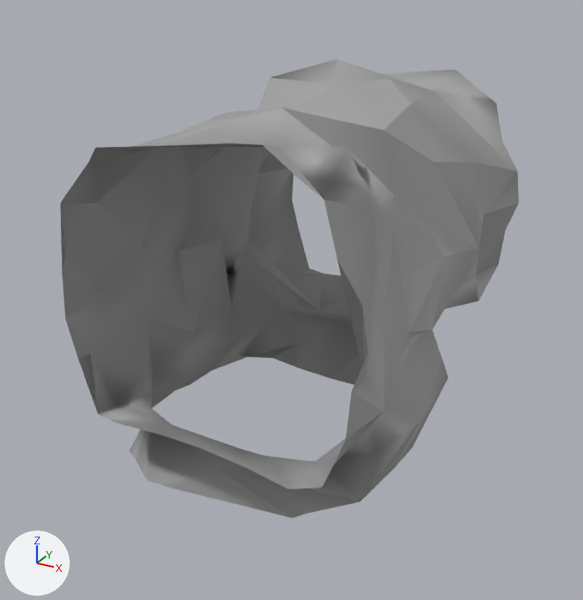
Before and after pictures for a commit that changed the glTF model Rogue-Robots/Assets/Models/ModularBlocks/TVertical2Connector.gltf.
One viewpoint serves both versions: a camera (50 mm lens) standing at (4.32, -8.17, 5.72) and looking at (0.05, -0.4, 1.83). Every picture has the same lights, and +X, +Y and +Z are marked at lower left. Vertices at the same position are counted once.

In view in the first picture: 'TVertical2Connector'.
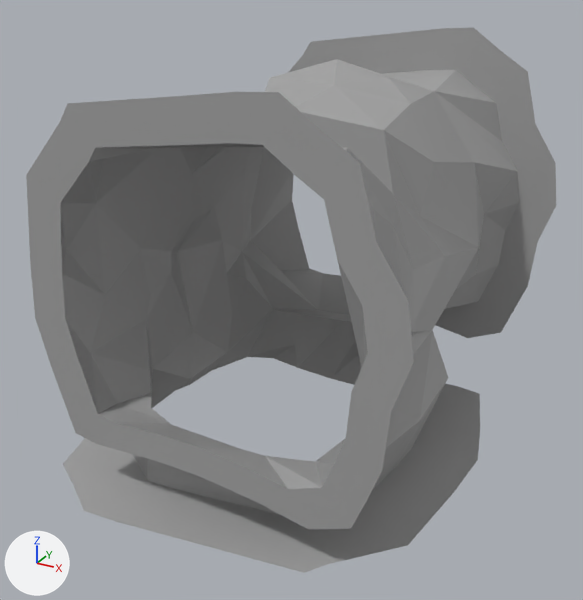
Boxes (x1, y1, x2, y2) around the edits, measured in the pictures (583 x 600 px):
'TVertical2Connector', reshaped (15% wider, 19% taller): before (60, 59, 519, 518); after (26, 27, 556, 573)
part 1 of me_scene_056, added: after (26, 92, 480, 573)
part 2 of me_scene_056, added: after (289, 27, 556, 338)

Edits to the bpy script that builds the scene:
```text
Change me_scene_056:
    used by ob_tvertical2connector; location = (0.0, 0.0, 0.0)
    remove me_scene_056.from_pydata(...)  # 166 vertices, 266 faces; spans x -1.93..1.94, y -2.5..2.5, z 0.0..4.41
    add me_scene_056.from_pydata(...)  # 234 vertices, 404 faces; spans x -2.63..2.43, y -2.92..2.5, z 0.0..4.75
    me_scene_056 part 1
    46 vertices are added at x -2.63..2.36, y -2.92..1.88, z 0.0..4.65
    44 new faces join them, mat_pp_standard_material_024 (picture img_pp_color_palette)
    50 new faces join them, mat_pp_standard_material_032 (picture img_pp_color_palette)
    me_scene_056 part 2
    22 vertices are added at x -2.08..2.43, y 2.5, z 0.39..4.75
    44 new faces join them, mat_pp_standard_material_024 (picture img_pp_color_palette)
    me_scene_056 part 3: the surface is now shaded flat
```
